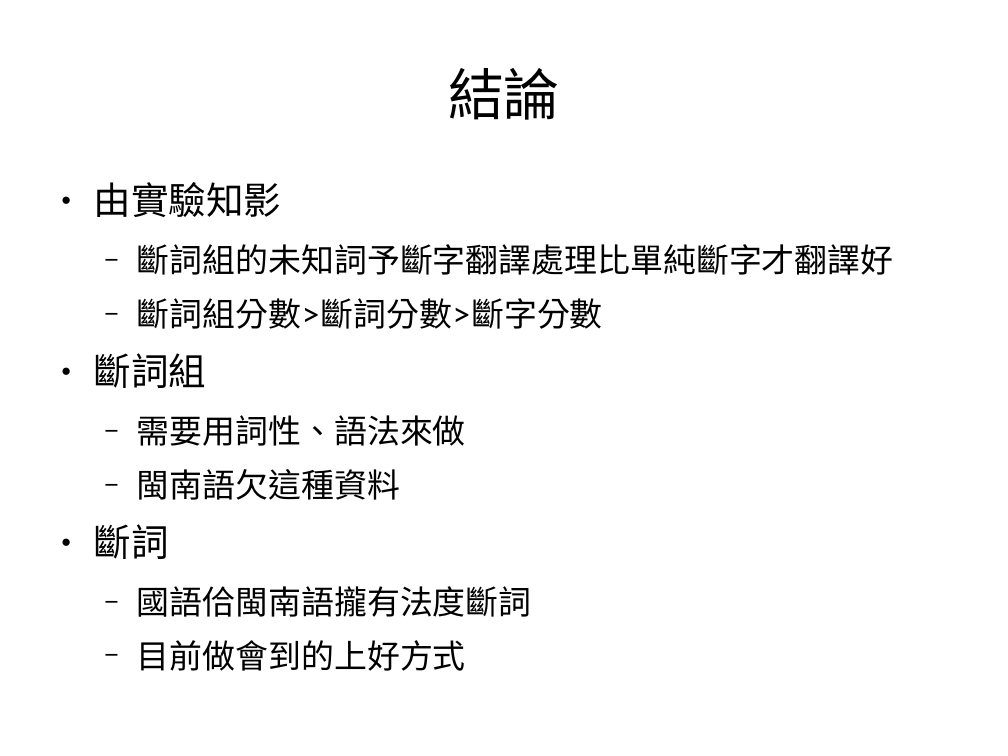
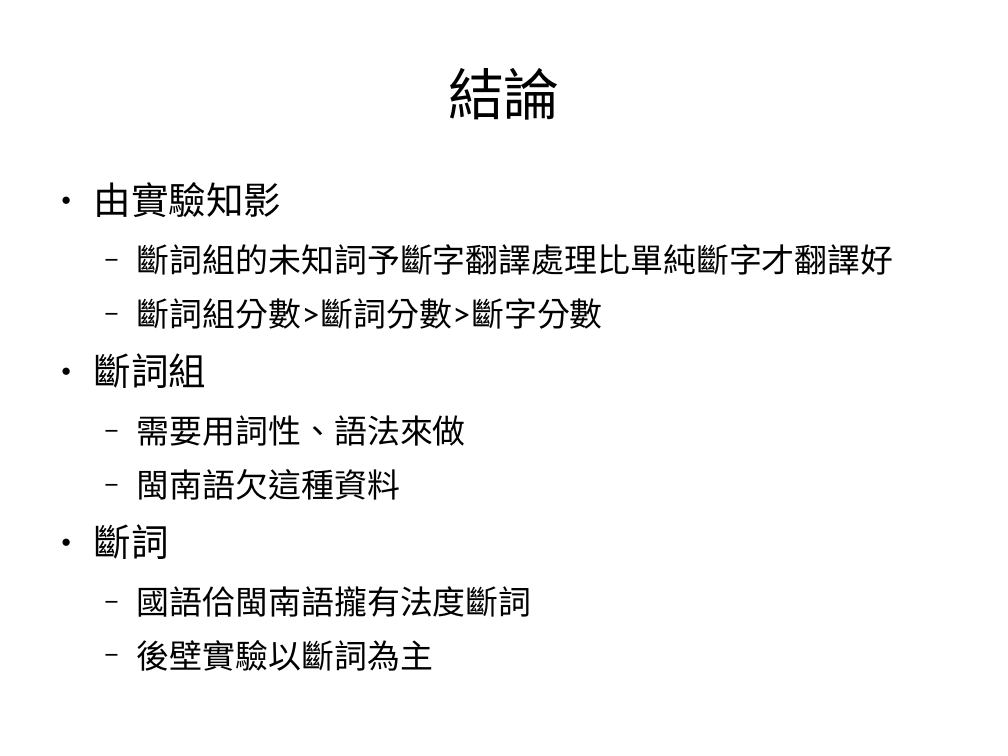
Before and after one commit to sih4sing5hong5/po3-ko3_tau5-iann2-phinn3, a slide deck: slide 13 of 翻譯報告.odp. Drawn at 1008x756 pixels with LibreOffice and Linux fonts; fonts in the diff are those of the drawing. Boxes give left, top, right and bottom in pixels: in the first picture for what was removed or moved away, otherwise in the second. Text is boxed around its words. In the diff, an @@ line names an element or a change of style, - is before the commit and + after.

```diff
--- a/翻譯報告.odp
+++ b/翻譯報告.odp
@@ text at (137,640,433,671): text changed @@
-  − 目前做會到的上好方式
+  − 後壁實驗以斷詞為主
```
Also in this commit, not shown: 15 other slides changed.
